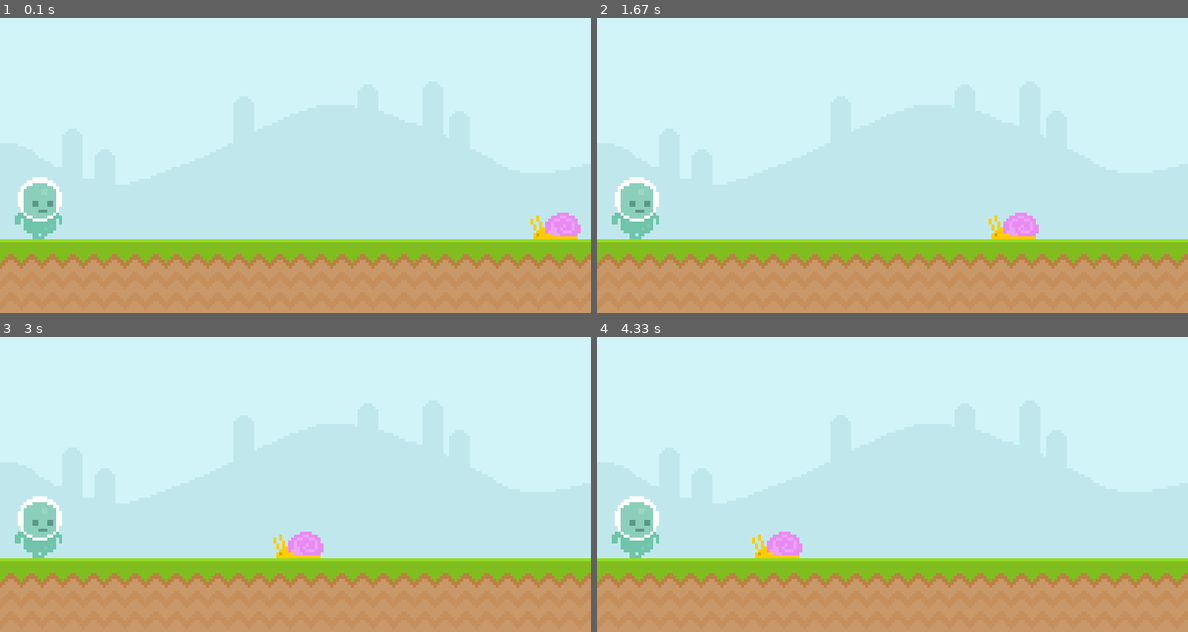
Above: before the commit, frames 1-4 (two rows, left to right).
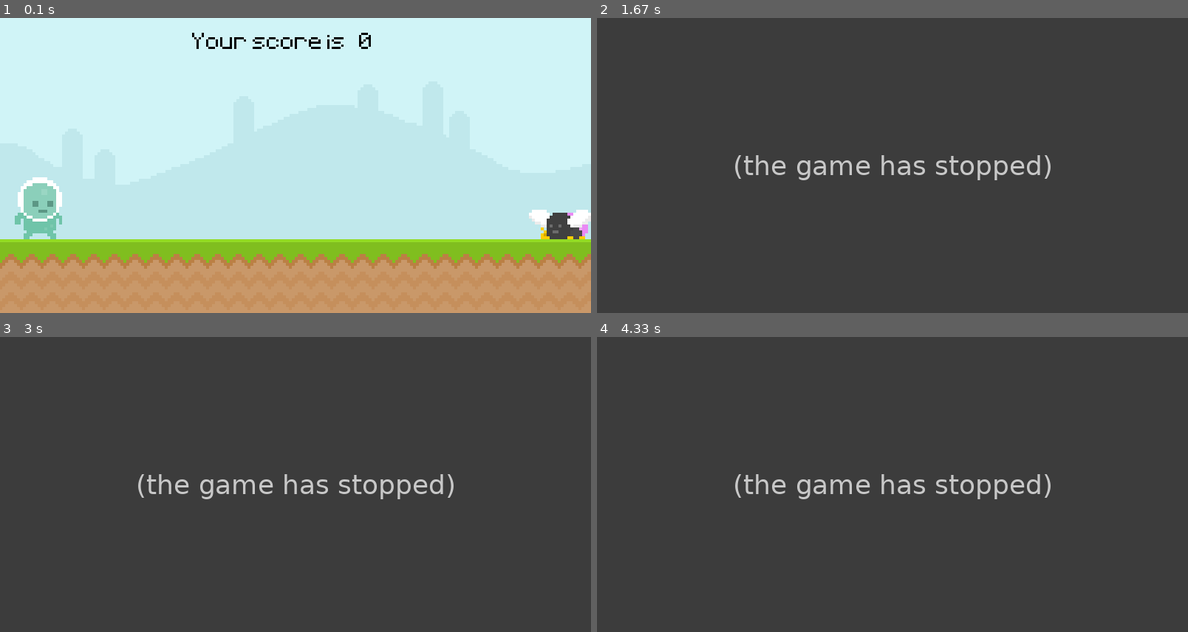
Above: after the commit, the same moments.

Repository: perfectsadi/The_Runner.pygame
Game: pygame game, started from main.py
Same seed, same stepped clock (60 frames per second), same inputs: the game is played once before the commit and once after it.
Inputs (mouse positions are in pixels of both pictures, inside the frame that each line leads up to):
- Up to frame 1 (0.1 s): no input
- Up to frame 2 (1.67 s): tap Space at 0.33 s; click (632, 71) at 0.72 s
- Up to frame 3 (3 s): no input
- Up to frame 4 (4.33 s): no input

The runs differ from the first frame. In frame 1, 1.3% of the frame differs, in the area x 4-100%, y 5-75%; in frame 2, 100%, in the area x 0-100%, y 0-100%; in frame 3, 100%; in frame 4, 100%.
Error after the commit: NameError: name 'randint' is not defined (main.py line 99); the game stopped at 0.95 s (later frames are placeholders)

Commit message:
ok computer

Diff:
--- a/main.py
+++ b/main.py
@@ -1,28 +1,79 @@
 import pygame
 import sys
+import random
 
 #initisializing setting
+def player_animation():
+    global player_surf ,player_index
+    if player_rect.bottom<300:
+        player_surf=player_jumping
+
+    else:
+        player_index += 0.1
+        if player_index >= len(player_walking):player_index =0
+        player_surf=player_walking[int(player_index)]
+
+def snail_animation():
+    global snail_surface ,snail_index
+    snail_index+=0.1
+    if snail_index >= len(snail_walking):snail_index=0
+    snail_surface=snail_walking[int(snail_index)]
+def fly_animation():
+    global fly_index,fly_surface
+    if snail_index >= len(snail_walking):fly_index=0
+
+
+
+
+
 pygame.init()
+game_active=True
 screen=pygame.display.set_mode((800,400))
 pygame.display.set_caption="The Runner.pygame"
 clock = pygame.time.Clock()
 
+score =0
+#text=on the display
 score_font=pygame.font.Font("font/pixeltype.ttf",50)
-score_surface=score_font.render("Welcome to My Pygame",False,("white"))
-score_rect=score_surface.get_rect(center=(400,100))
+end_text=pygame.font.Font("font/pixeltype.ttf",50)
+end_surface=end_text.render(f"DEAD !   Press  'SPACE'  to  try  again !",False,("black"))
+
+score_surface=score_font.render(f"Your score is   {score}",False,("black"))
 sky_surface=pygame.image.load('graphics/Sky.png')
-player_surface=pygame.image.load('graphics/player/player_walk_2.png')
-player_rect= player_surface.get_rect(bottomleft=(20,300))
+
+
+#player
+player_walk1=pygame.image.load('graphics/player/player_walk_1.png').convert_alpha()
+player_walk2=pygame.image.load('graphics/player/player_walk_2.png').convert_alpha()
+player_walking=[player_walk1,player_walk2]
+player_index =0
+player_jumping=pygame.image.load('graphics/player/jump.png').convert_alpha()
+player_surf=player_walking[player_index]
+player_rect= player_surf.get_rect(bottomleft=(20,300))
 player_gravity=0
 
 ground_surface=pygame.image.load('graphics/ground.png')
 ground_rect=ground_surface.get_rect(topleft=(0,300))
 
 #bugs
-snail_surface=pygame.image.load('graphics/snail/snail1.png')
+snail_1=pygame.image.load('graphics/snail/snail1.png')
+snail_2=pygame.image.load('graphics/snail/snail2.png')
+snail_walking=[snail_1,snail_2]
+snail_index=0
+snail_surface=snail_walking[snail_index]
 snail_rect=snail_surface.get_rect(bottomright=(800,300))
-fly_surface=pygame.image.load("graphics/Fly/fly1.png")
-fly_rect=fly_surface.get_rect(bottomright=(700,300))
+
+fly_1=pygame.image.load("graphics/Fly/fly1.png")
+fly_2=pygame.image.load("graphics/Fly/fly2.png")
+fly_index=0
+fly_flying=[fly_1,fly_2]
+fly_surface=fly_flying[fly_index]
+fly_rect=fly_surface.get_rect(bottomright=(800,300))
+
+obsatcle_list=[fly_rect,snail_rect]
+#timer
+obsatcle_clock=pygame.USEREVENT + 1
+pygame.time.set_timer(obsatcle_clock,950)
 
 
 while True:
@@ -32,29 +83,52 @@
 
             pygame.quit()
             sys.exit()
-        if event.type ==pygame.MOUSEBUTTONDOWN :
-            if player_rect.collidepoint(event.pos):
-                player_gravity=-20
+        if game_active:
+            if event.type ==pygame.MOUSEBUTTONDOWN :
+                if player_rect.collidepoint(event.pos):
+                    player_gravity=-20
 
-        if event.type == pygame.KEYDOWN  and player_rect.bottom ==300:
-            if event.key == pygame.K_SPACE :
-                player_gravity=-20
+            if event.type == pygame.KEYDOWN  and player_rect.bottom ==300:
+                if event.key == pygame.K_SPACE :
+                    player_gravity=-20
+        else:
+            if event.type ==pygame.KEYDOWN and event.key == pygame.K_SPACE:
+                game_active=True
+                snail_rect.x=800
+        if event.type == obsatcle_clock and game_active==True:
+            obsatcle_list.append(snail_rect(bottomright=(randint(900,1100),300)))
+    if game_active:
+    #blit
 
-    #blit
-    screen.blit(sky_surface,(0,0))
-    screen.blit(ground_surface,ground_rect)
-    screen.blit(snail_surface,snail_rect)
-    snail_rect.x -=2
-    if snail_rect.x <-50:
-        snail_rect.x =800
+        screen.blit(sky_surface,(0,0))
+        screen.blit(ground_surface,ground_rect)
+        screen.blit(snail_surface,snail_rect)
+        screen.blit(score_surface,(260,20))
+        screen.blit(fly_surface,fly_rect)
 
-    #player
-    player_gravity+=1
-    player_rect.y +=player_gravity
-    if player_rect.bottom >= 300:
-        player_rect.bottom =300
-    screen.blit(player_surface,player_rect)
+        #obstile
 
+
+
+
+
+        #player
+        player_gravity+=1
+        player_rect.y +=player_gravity
+        if player_rect.bottom >= 300:player_rect.bottom =300
+        player_animation()
+        screen.blit(player_surf,player_rect)
+
+        #collision
+        if snail_rect.colliderect(player_rect):
+            game_active=False
+
+    else:
+        screen.fill('red')
+        screen.blit(end_surface,(150,170))
+        if event.type == pygame.KEYDOWN :
+            if event.key ==pygame.K_SPACE:
+                game_active=True
 
     #Updating
     pygame.display.update()
